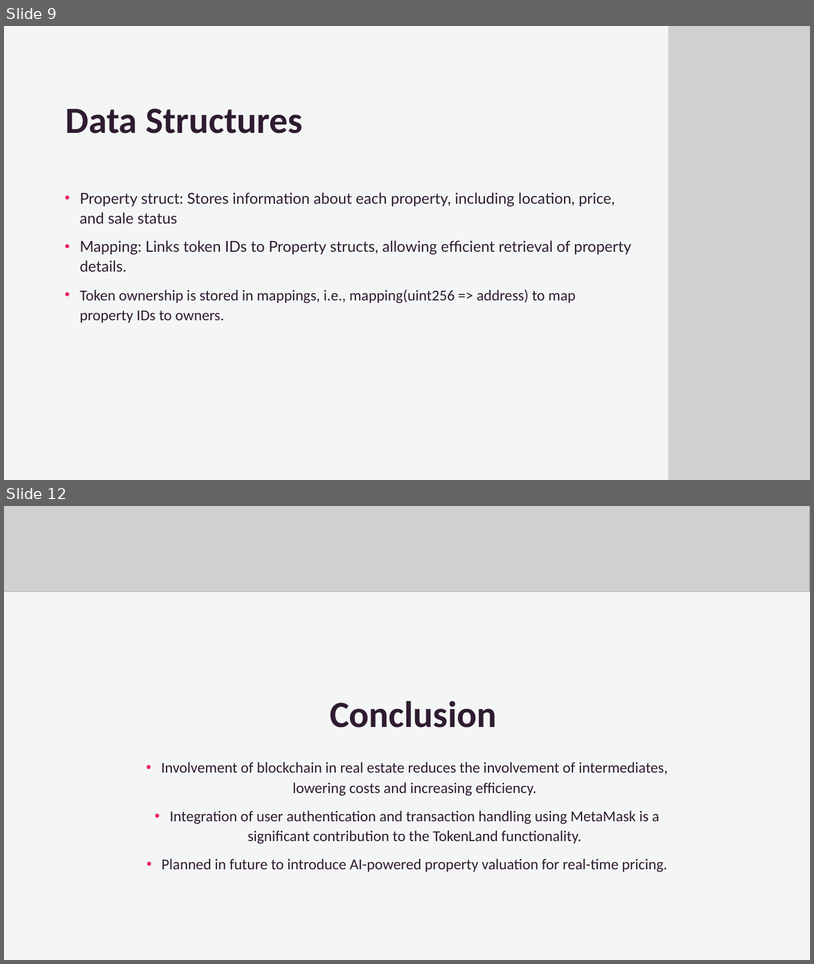
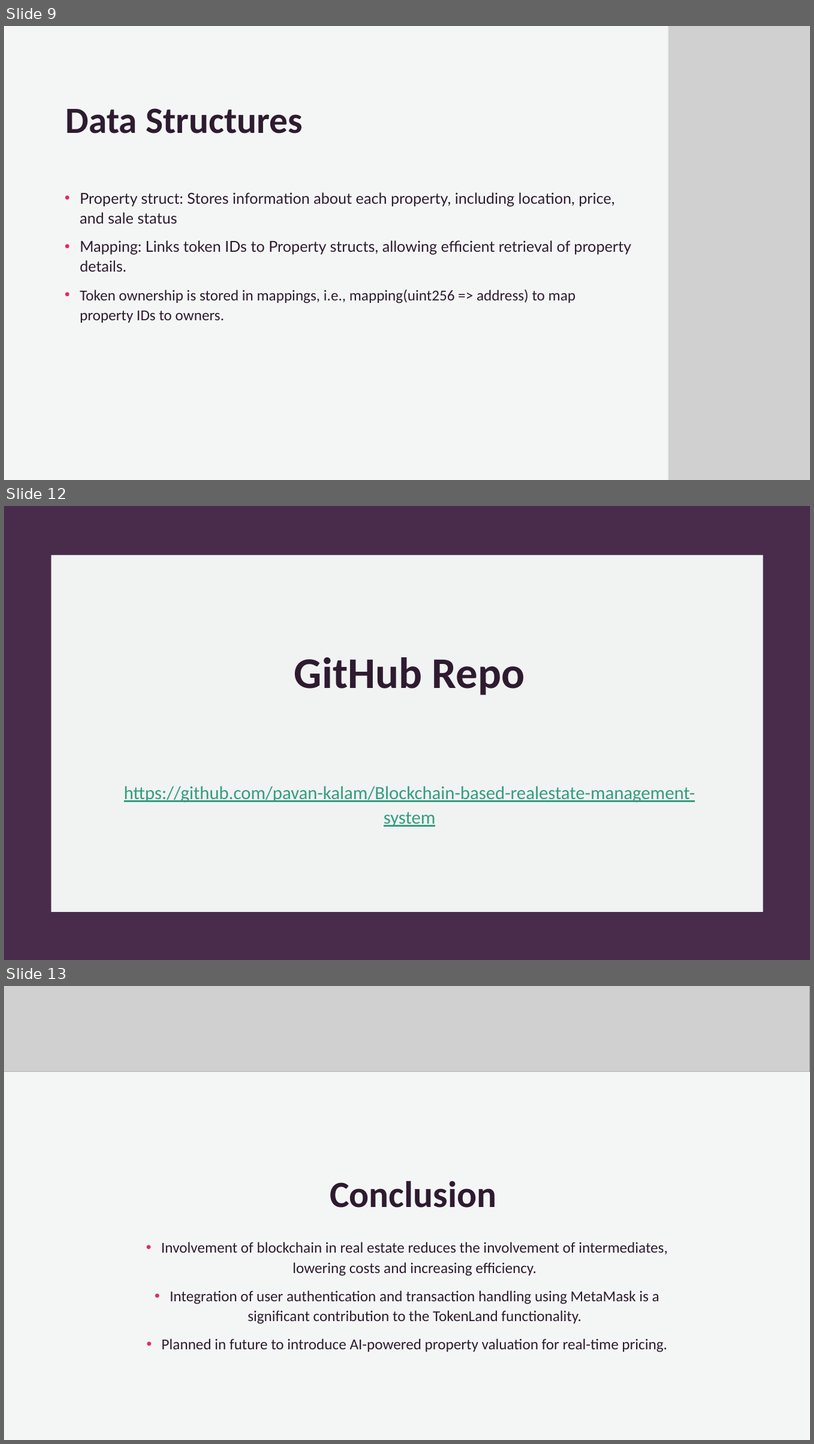
Before and after one commit to pavan-kalam/Blockchain-based-realestate-management-system, a slide deck: Final Presentation.pptx. Shown one above the other, each under a label of ours: slides 9 and 12 before the commit, slides 9, 12 and 13 after it; the slides between them are not shown. The pictures are 814x964 and 814x1444 pixels, drawn with LibreOffice and Linux fonts; fonts in the diff are those of the drawing; grey boxes stand for pictures; background and template pictures are left out. Boxes give left, top, right and bottom in pixels: in the first picture for what was removed or moved away, otherwise in the second. Text is boxed around its words. In the diff, an @@ line names an element or a change of style, - is before the commit and + after.

```diff
--- a/Final Presentation.pptx
+++ b/Final Presentation.pptx
@@ slide 12 added at box(4, 506, 810, 960), background picture (left out) @@
@@ picture added at box(4, 506, 810, 598) @@
@@ rectangle added at box(4, 506, 810, 960), fill #492B4C @@
@@ rectangle added at box(51, 555, 764, 912), fill #F0F3F2 @@
@@ title added at box(294, 657, 525, 695), 52 pt, text #2E1B30, bold @@
+GitHub Repo
@@ text added at box(124, 786, 695, 826), 22 pt, text #349C7F, underline @@
+https://github.com/pavan-kalam/Blockchain-based-realestate-management-system
@@ what was slide 12 is now slide 13 @@
```
Also in this commit, not shown: 2 slides changed, 1 other slide added, 1 slide removed.
